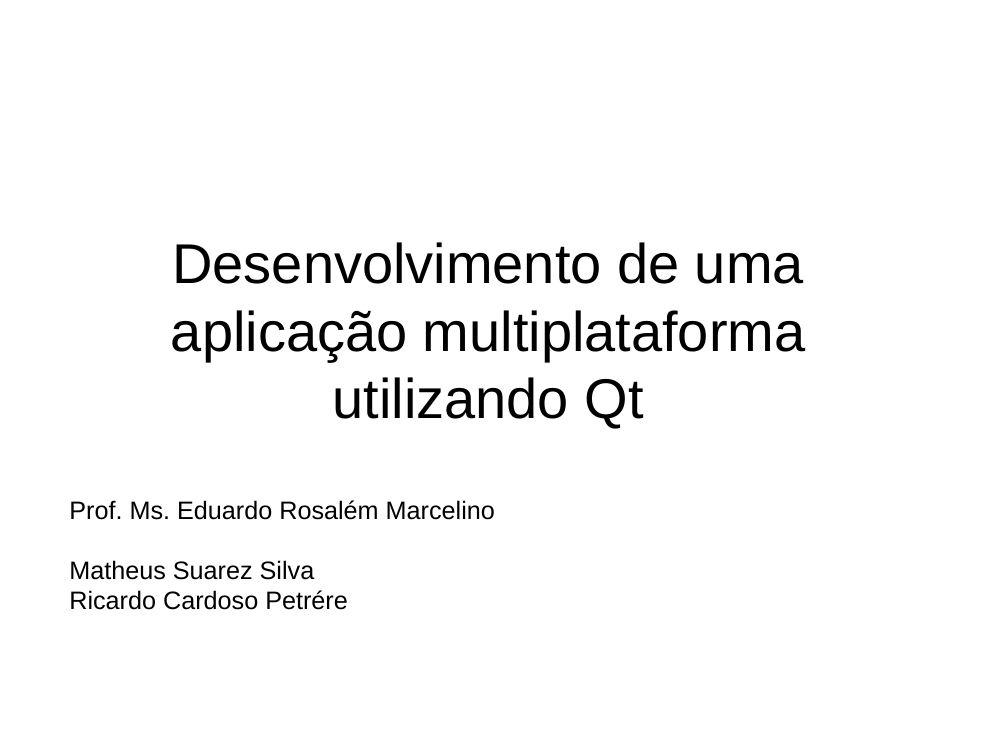
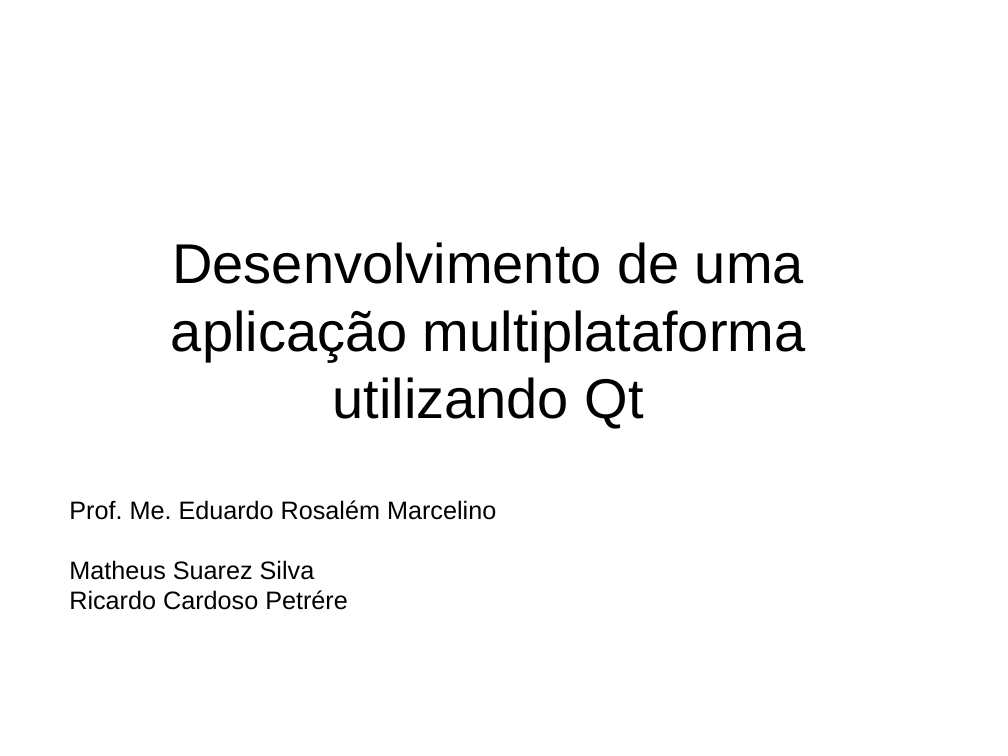
Before and after one commit to ricardopetrere/TCC_FTT, a slide deck: slide 1 of documentos/Apresentação Banca.pptx. Drawn at 1008x756 pixels with LibreOffice and Linux fonts; fonts in the diff are those of the drawing; background and template pictures are left out. Boxes give left, top, right and bottom in pixels: in the first picture for what was removed or moved away, otherwise in the second. Text is boxed around its words. In the diff, an @@ line names an element or a change of style, - is before the commit and + after.

```diff
--- a/documentos/Apresentação Banca.pptx
+++ b/documentos/Apresentação Banca.pptx
@@ text at bbox=[69, 500, 496, 520]: text changed @@
-Prof. Ms. Eduardo Rosalém Marcelino
+Prof. Me. Eduardo Rosalém Marcelino
```
Also in this commit, not shown: 8 other slides changed, 1 slide added, 1 other file.
